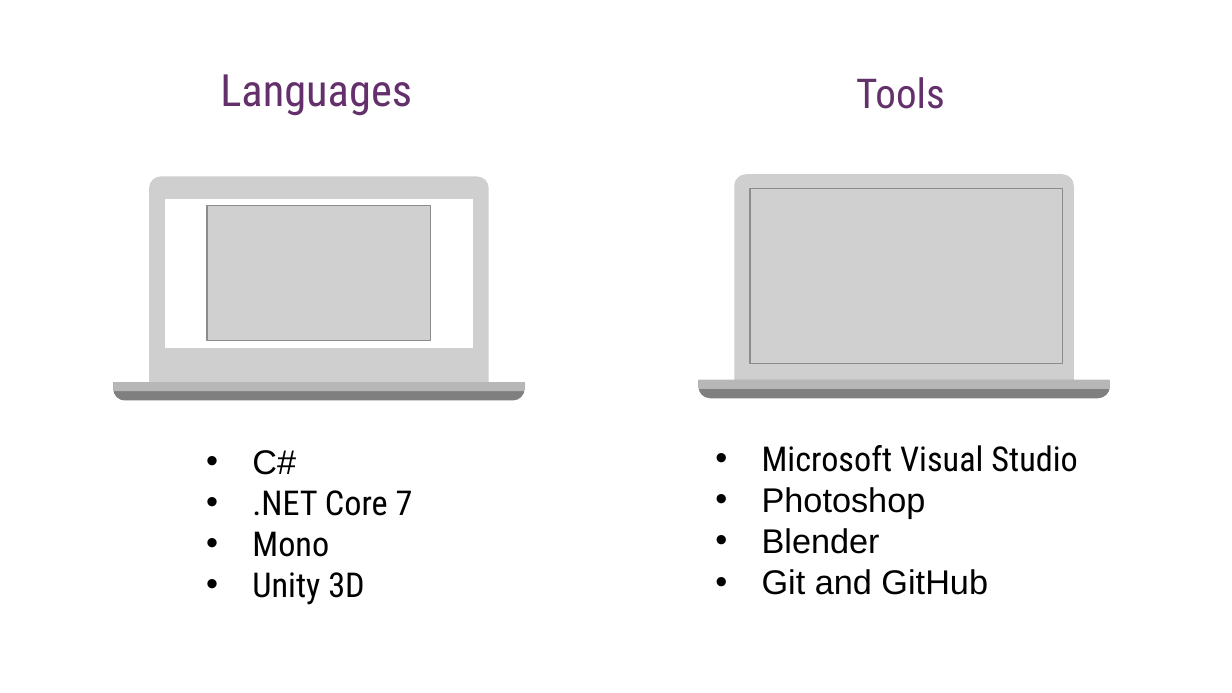
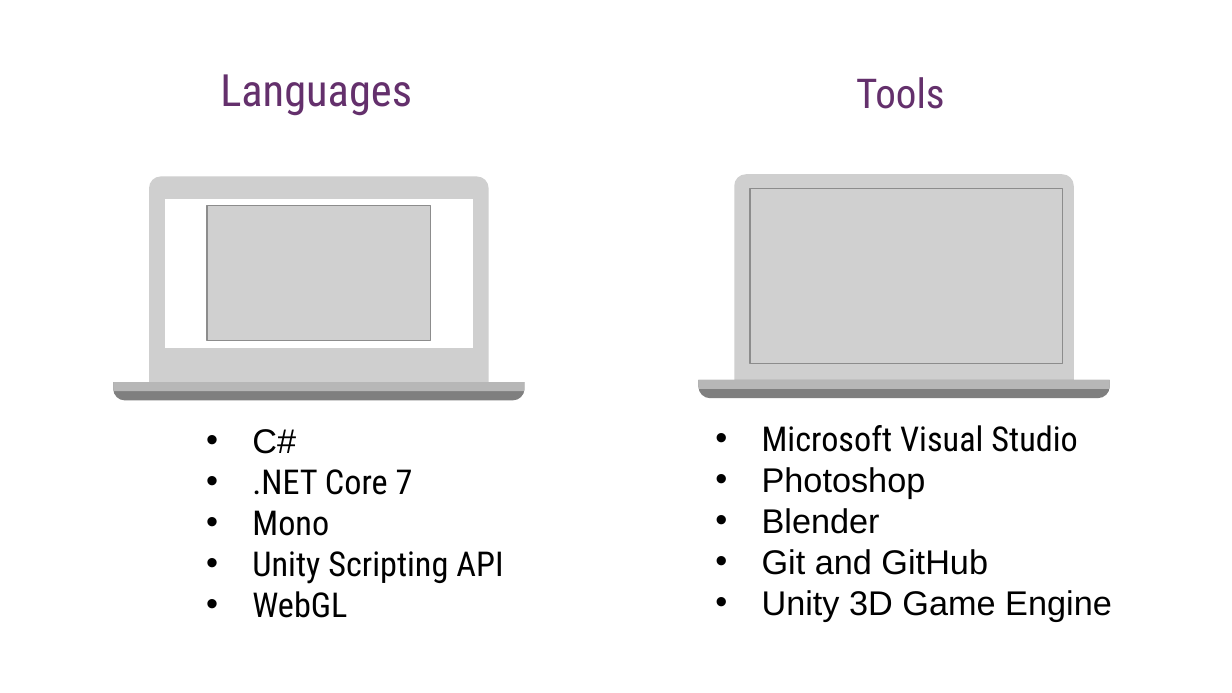
Before and after one commit to Prakash4844/Semester-6-Project-Synopsis, a slide deck: slide 5 of Rubikc PPT.pptx. Drawn at 1232x693 pixels with LibreOffice and Linux fonts; fonts in the diff are those of the drawing; grey boxes stand for pictures. Boxes give left, top, right and bottom in pixels: in the first picture for what was removed or moved away, otherwise in the second. Text is boxed around its words. In the diff, an @@ line names an element or a change of style, - is before the commit and + after.

Commit message:
Updated PPTX

```diff
--- a/Rubikc PPT.pptx
+++ b/Rubikc PPT.pptx
@@ text at (252, 551, 503, 618): text changed @@
-• Unity 3D
+• Unity Scripting API
+• WebGL
@@ text at (762, 590, 1112, 621): paragraph added @@
+• Unity 3D Game Engine
```
Also in this commit, not shown: 6 other slides changed, 3 slides added.
